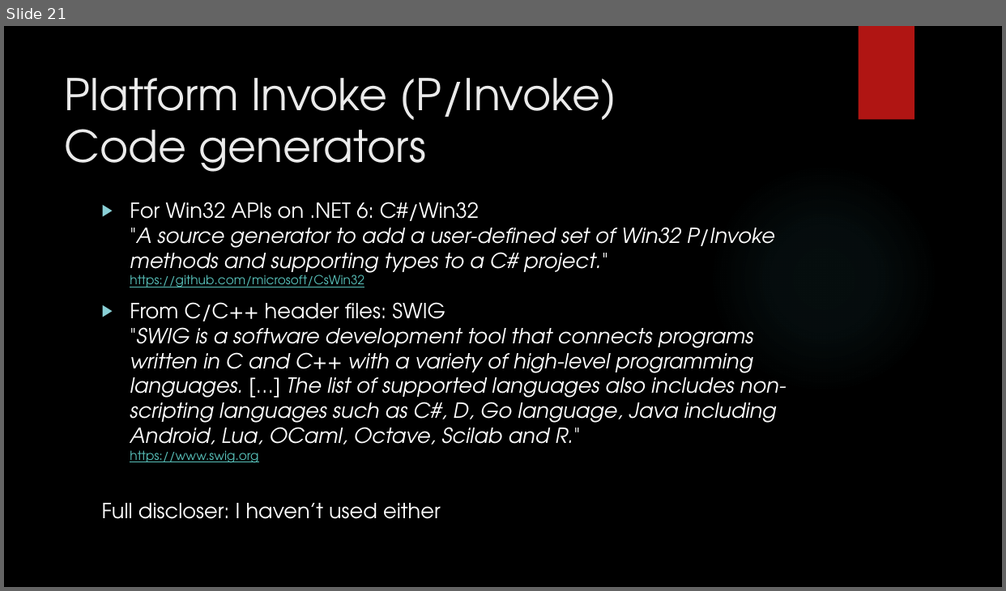
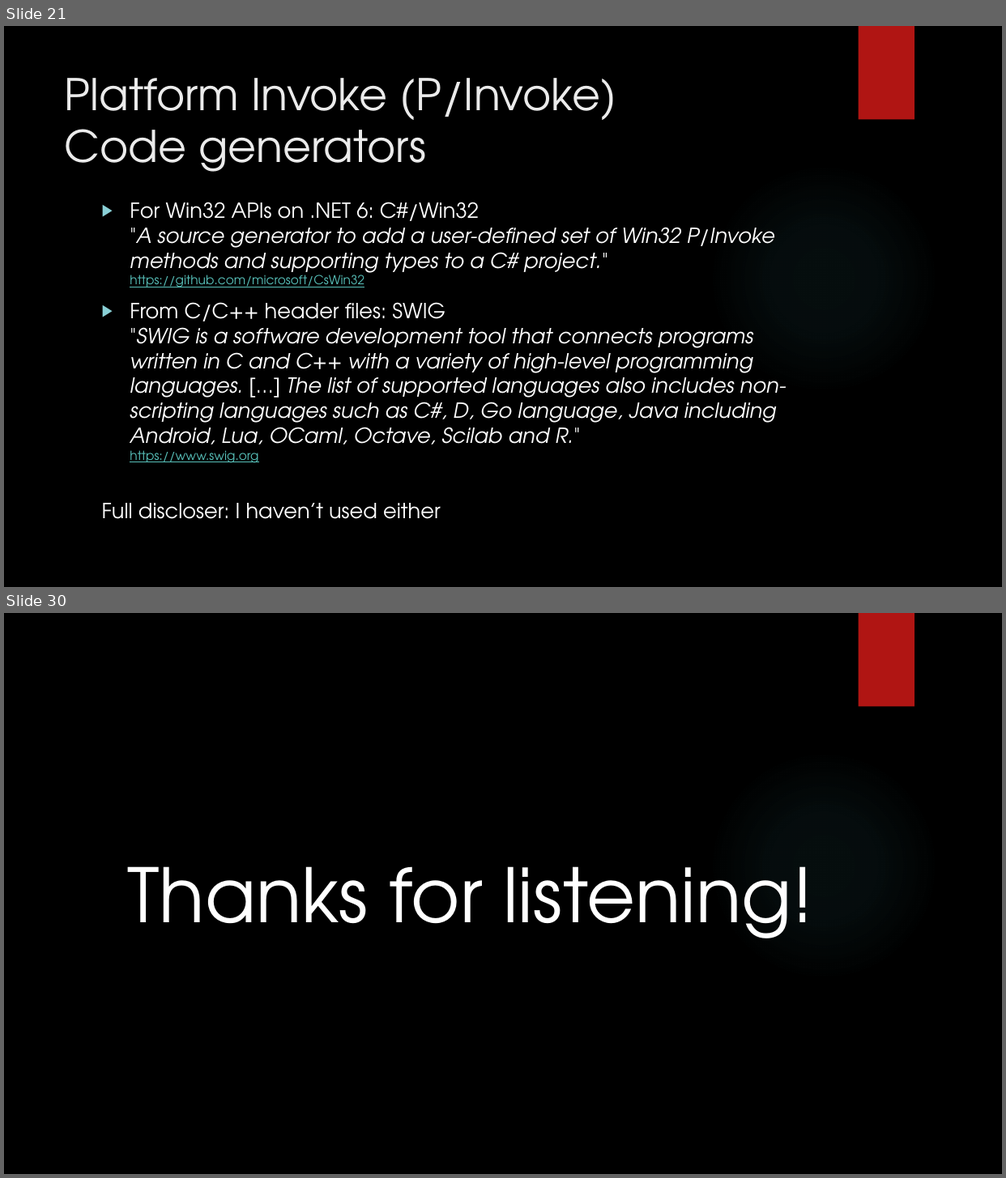
Before and after one commit to dennisdietrich/UnsafeCSharp, a slide deck: doc/Introduction to unsafe C#.pptx. Shown one above the other, each under a label of ours: slide 21 before the commit, slides 21 and 30 after it; the slides between them are not shown. The pictures are 1006x591 and 1006x1178 pixels, drawn with LibreOffice and Linux fonts; fonts in the diff are those of the drawing; background and template pictures are left out. Boxes give left, top, right and bottom in pixels: in the first picture for what was removed or moved away, otherwise in the second. Text is boxed around its words. In the diff, an @@ line names an element or a change of style, - is before the commit and + after.

```diff
--- a/doc/Introduction to unsafe C#.pptx
+++ b/doc/Introduction to unsafe C#.pptx
@@ slide 30 added at [4,613,1002,1174], background picture (left out); not listed: 2 template elements that a slide beside it also shows @@
@@ text added at [127,867,813,939], 72 pt, text #FFFFFF @@
+Thanks for listening!
```
Also in this commit, not shown: 2 slides changed, 8 other slides added, 2 other files.
